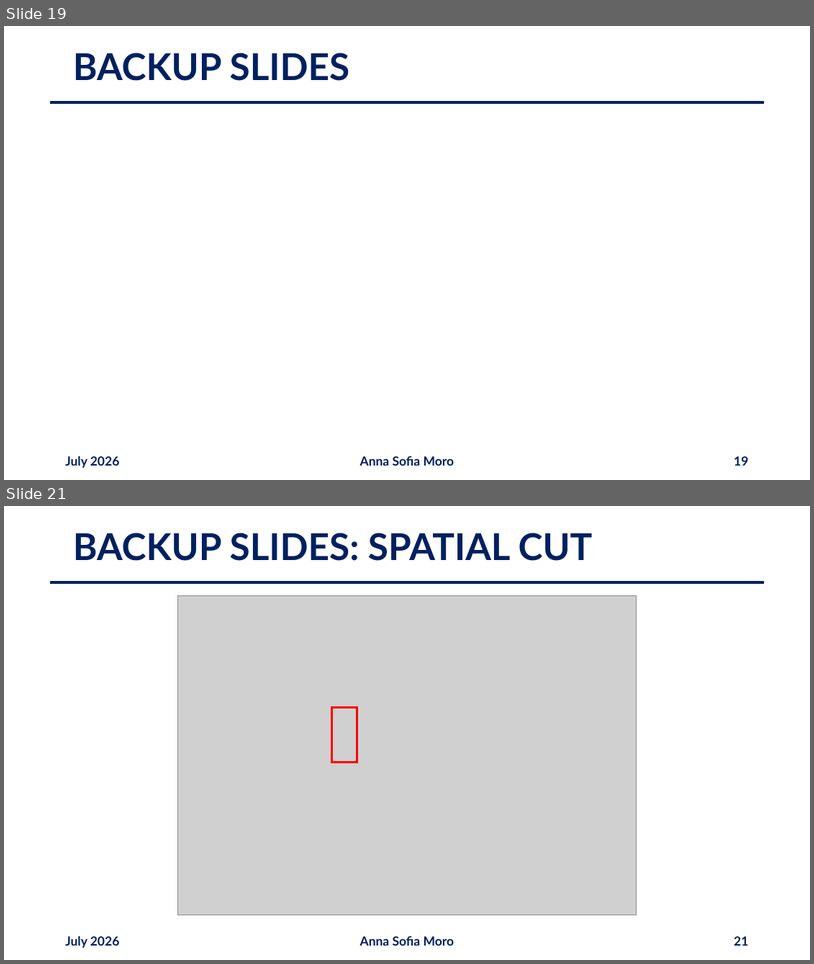
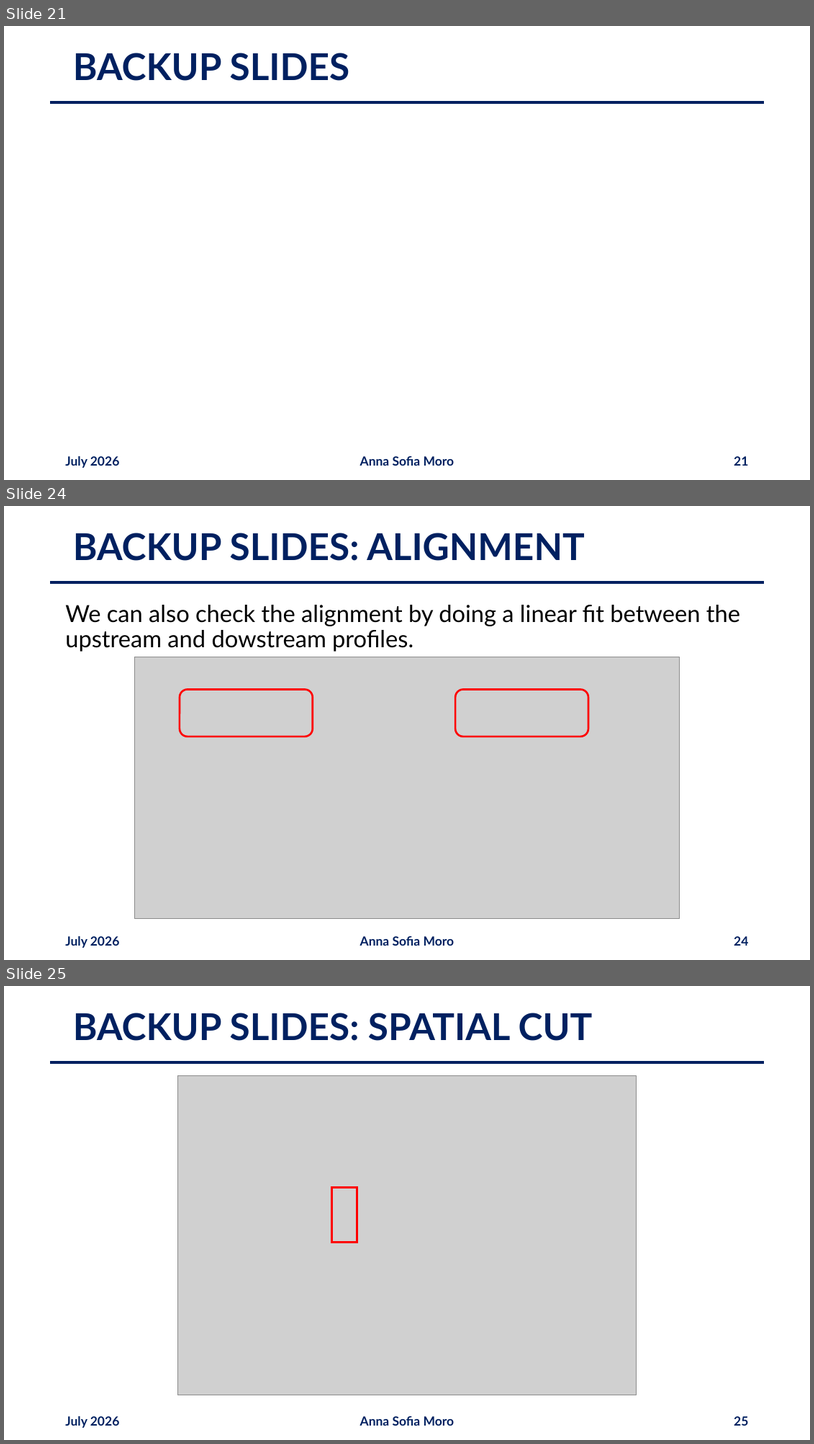
Before and after one commit to annaasofia/tesi, a slide deck: slides/week4.pptx. Shown one above the other, each under a label of ours: slides 19 and 21 before the commit, slides 21, 24 and 25 after it; the slides between them are not shown. The pictures are 814x964 and 814x1444 pixels, drawn with LibreOffice and Linux fonts; fonts in the diff are those of the drawing; grey boxes stand for pictures. Boxes give left, top, right and bottom in pixels: in the first picture for what was removed or moved away, otherwise in the second. Text is boxed around its words. In the diff, an @@ line names an element or a change of style, - is before the commit and + after.

```diff
--- a/slides/week4.pptx
+++ b/slides/week4.pptx
@@ slide 24 added at (4,506,810,960), background #FFFFFF @@
@@ title added at (73,533,585,561), 44 pt, text #002060, bold @@
+BACKUP SLIDES: ALIGNMENT
@@ line added from (50, 582) to (764, 582), #002060 3 pt @@
@@ text added at (65,605,741,651), 28 pt, text #000000 @@
+We can also check the alignment by doing a linear fit between the upstream and dowstream profiles.
@@ picture added at (134,656,679,918) @@
@@ picture added at (180,690,313,736) @@
@@ picture added at (456,690,589,736) @@
@@ text added at (65,936,120,947), 15 pt, text #002060, bold @@
+July 2026
@@ text added at (360,936,455,945), 15 pt, text #002060, bold @@
+Anna Sofia Moro
@@ page number added at (734,936,748,945), 15 pt, text #002060, bold @@
+24
@@ what was slide 19 is now slide 21 @@
@@ page number at (734,456,748,465): text changed @@
-19
+21
@@ what was slide 21 is now slide 25 @@
@@ page number at (734,1416,748,1425): text changed @@
-21
+25
```
Also in this commit, not shown: 4 slides changed, 3 other slides added, 1 other file.
